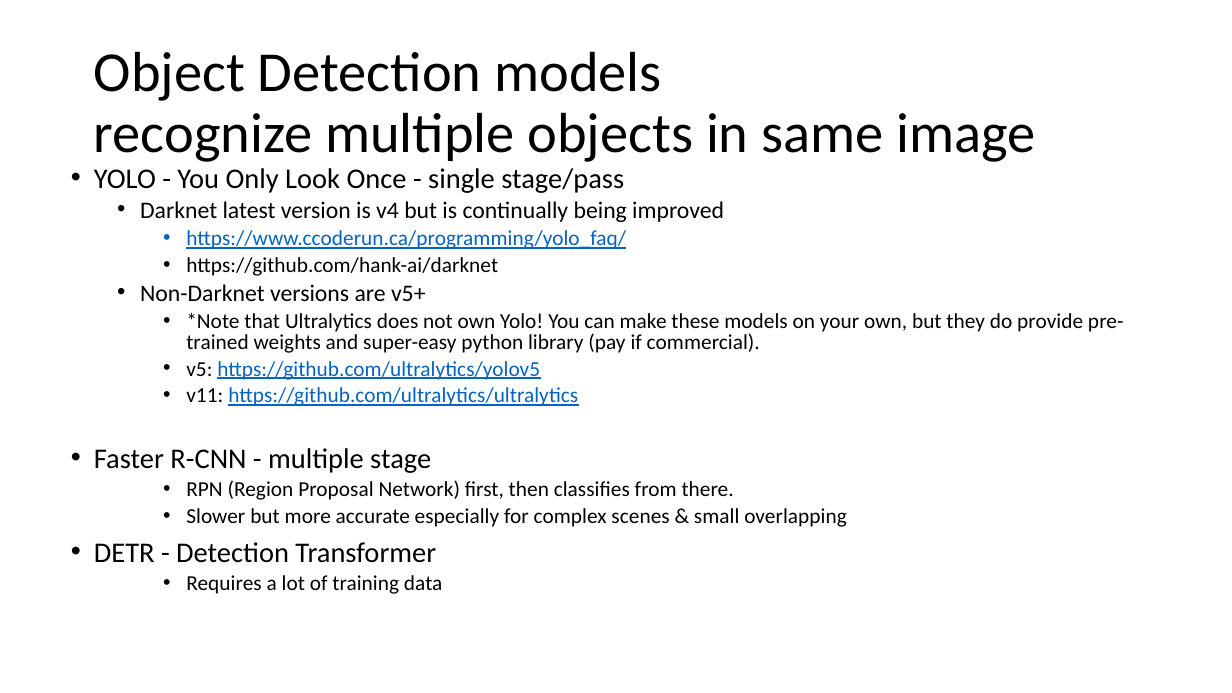
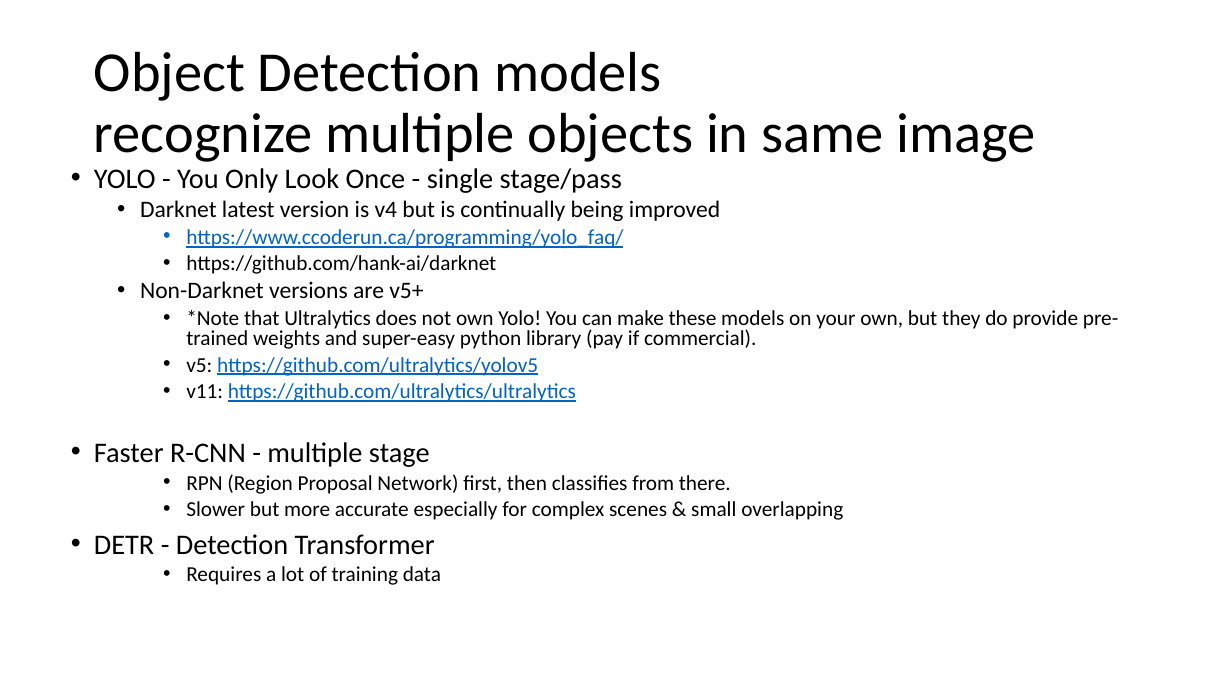
Before and after one commit to gigaprog/p_presentations, a slide deck: slide 2 of AI/ObjectDetection.pptx. Drawn at 1232x693 pixels with LibreOffice and Linux fonts; fonts in the diff are those of the drawing. Boxes give left, top, right and bottom in pixels: in the first picture for what was removed or moved away, otherwise in the second. Text is boxed around its words. In the diff, an @@ line names an element or a change of style, - is before the commit and + after.

```diff
--- a/AI/ObjectDetection.pptx
+++ b/AI/ObjectDetection.pptx
@@ text "YOLO - You Only Look ..." at box(94, 168, 1118, 585): size 22.2 to 22.1 pt in "YOLO - You Only Look Once - ...", "Faster R-CNN - multiple stage", "DETR - Detection Transformer"; size 18.5 to 18.4 pt in "Darknet latest version is v4 but is ...", "Non-Darknet versions are v5+" @@
```
Also in this commit, not shown: 1 other slide changed, 1 slide added, 1 other file.
